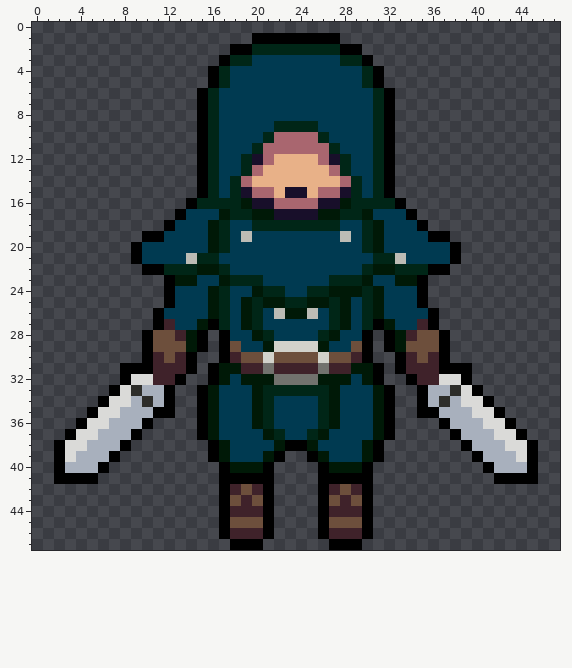
A pixel-art sprite gets an edit: res/textures/creatures/pries/front.png. The first picture shows the starting point.
The file is 48x48 pixels.
The result:
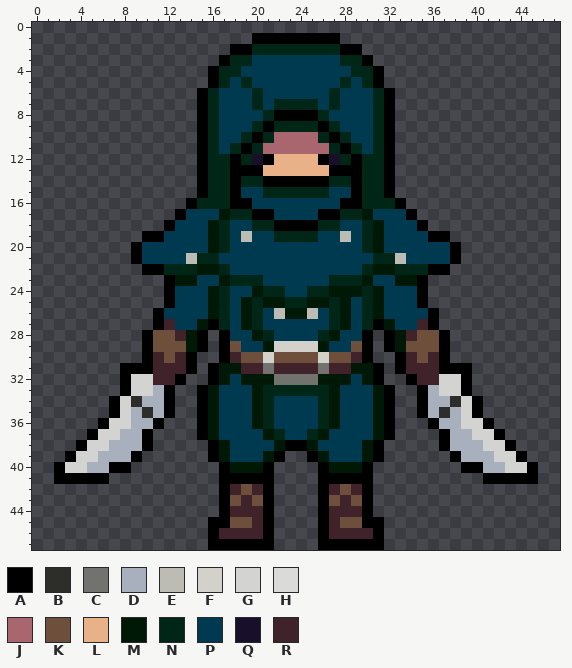
Palette (. is transparent): A #000000  B #2d2d2a  C #72726e  D #a8b0bd  E #bcbcb5  F #d2d2cb  G #d3d3d1  H #dadad8  J #a9666f  K #6d4f3c  L #e8b188  M #001907  N #002617  P #003a51  Q #180f2a  R #3f222a
Diff:
y 4: x 18 P -> N; x 29 P -> N
y 5: x 19 P -> N; x 28 P -> N
y 6: x 20 P -> N; x 27 P -> N
y 7: x 20 P -> N; x 22..25 PPPP -> NNNN; x 27 P -> N
y 8: x 21..26 PPPPPP -> NAAAAN
y 9: x 20..21 PP -> NA; x 26..27 PP -> AN
y 10: x 19..20 PP -> NA; x 27..28 PP -> AN
y 11: x 18..19 PP -> NA; x 28..29 PP -> AN
y 12: x 17..18 PP -> NA; x 21 J -> A; x 26 J -> A; x 29..30 PP -> AN
y 13: x 17..20 PPNJ -> NAAA; x 27..30 JNPP -> AAAN
y 14: x 17..30 PNJLLLLLLLLJNP -> NANNAAAAAANNAN
y 15: x 17..30 PNQJJLQQLJJQNP -> NAPPNNNNNNPPAN
y 16: x 18..29 NMQQJJJJQQMN -> AAPPPPPPPPAA
y 17: x 20..27 MMQQQQMM -> AAPPPPAA
y 18: x 22..25 NNNN -> AAAA
y 19: x 22..25 PPPP -> NNNN
y 32: x 9..10 HH -> GG; x 37..38 HH -> GG
y 33: x 7..10 AHBD -> .AGG; x 37..40 DBHA -> GGA.
y 34: x 6..10 AHHDB -> .AGBD; x 37..41 BDHHA -> DBGA.
y 35: x 5..8 AHHD -> ..AG; x 10..11 DA -> BD; x 36..37 AD -> DB; x 39..42 DHHA -> GA..
y 36: x 4..8 AHHDD -> ..AGG; x 10..11 A. -> DA; x 36..37 .A -> AD; x 39..43 DDHHA -> GGA..
y 37: x 3..7 AHHDD -> ..AGG; x 9..10 A. -> DA; x 37..38 .A -> AD; x 40..44 DDHHA -> GGA..
y 38: x 2..6 AHHDD -> ..AGG; x 8..10 A.. -> DDA; x 37..39 ..A -> ADD; x 41..45 DDHHA -> GGA..
y 39: x 2..5 AHDD -> .AGG; x 7..9 A.. -> DDA; x 38..40 ..A -> ADD; x 42..45 DDHA -> GGA.
y 40: x 3..4 DD -> GG; x 6..8 A.. -> DAA; x 39..41 ..A -> AAD; x 43..44 DD -> GG
y 41: x 6 . -> A; x 41 . -> A
y 45: x 16 . -> A; x 20 K -> R; x 27 K -> R; x 31 . -> A
y 46: x 16..17 .A -> AR; x 30..31 A. -> RA
y 47: x 16..17 .. -> AA; x 21 . -> A; x 26 . -> A; x 30..31 .. -> AA
